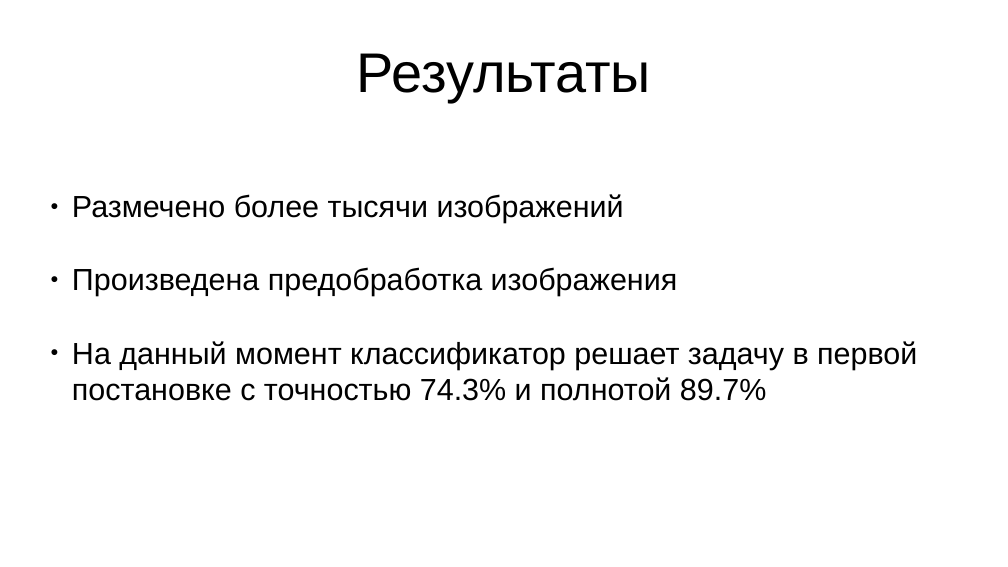
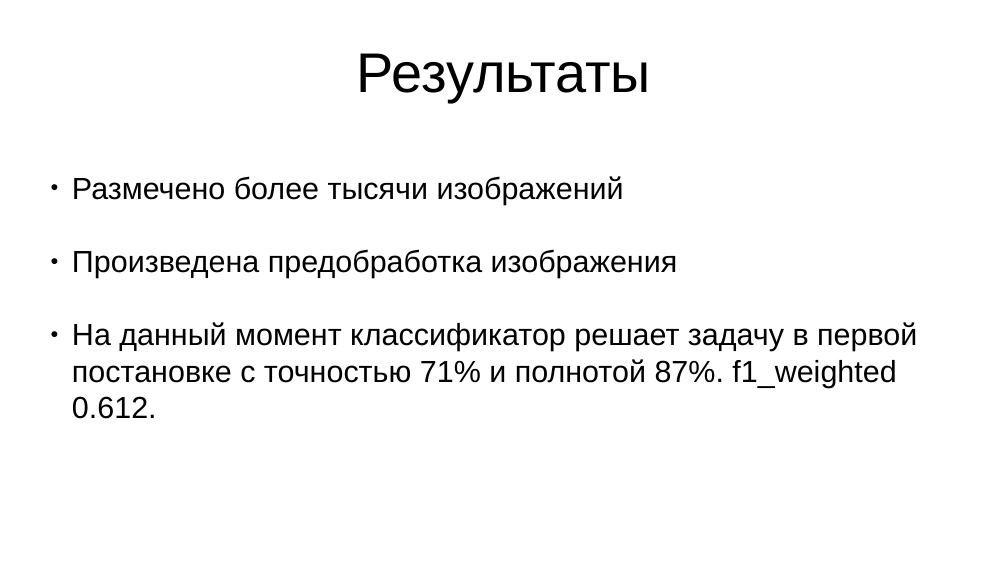
Before and after one commit to Apollon76/signature_detection, a slide deck: slide 8 of presentation.odp. Drawn at 1008x567 pixels with LibreOffice and Linux fonts; fonts in the diff are those of the drawing. Boxes give left, top, right and bottom in pixels: in the first picture for what was removed or moved away, otherwise in the second. Text is boxed around its words. In the diff, an @@ line names an element or a change of style, - is before the commit and + after.

```diff
--- a/presentation.odp
+++ b/presentation.odp
@@ text at bbox=[72, 322, 917, 419]: text changed @@
-● На данный момент классификатор решает задачу в первой постановке с точностью 74.3% и полнотой 89.7%
+● На данный момент классификатор решает задачу в первой постановке с точностью 71% и полнотой 87%. f1_weighted 0.612.
```
Also in this commit, not shown: 1 other slide changed, 3 other files.
